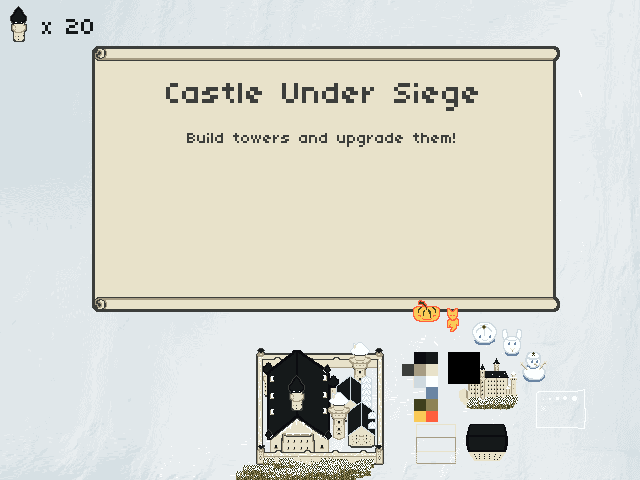
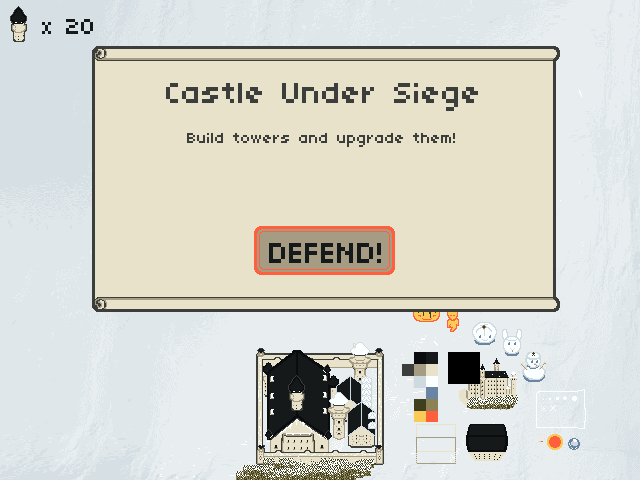
Before/after of a 640 x 480 layered artwork. What changed in the layer stack:
added group "instructions" with 9 layers above "x 20" over (254, 226, 458, 312)
added group "btn_down" with 2 layers in group "instructions" over (254, 226, 395, 275)
added layer "DEFEND!" (1st of 2, in "instructions" › "btn_down") in group "btn_down" over (269, 243, 381, 263)
added layer "button" (1st of 2, in "instructions" › "btn_down") in group "btn_down" over (254, 226, 395, 275)
added group "btn_up" with 2 layers in group "instructions" over (254, 226, 395, 275)
added layer "DEFEND!" (2nd of 2, in "instructions" › "btn_up") in group "btn_up" over (269, 240, 381, 260)
added layer "button" (2nd of 2, in "instructions" › "btn_up") in group "btn_up" over (254, 226, 395, 275)
moved "Instructions" into group "instructions" over (254, 226, 458, 312)
added layer "projectile" above "explode_circ" over (568, 438, 580, 450)
added layer "explode_circ" above "snow" over (547, 434, 563, 450)
painted on "snow" over (539, 405, 556, 442)
